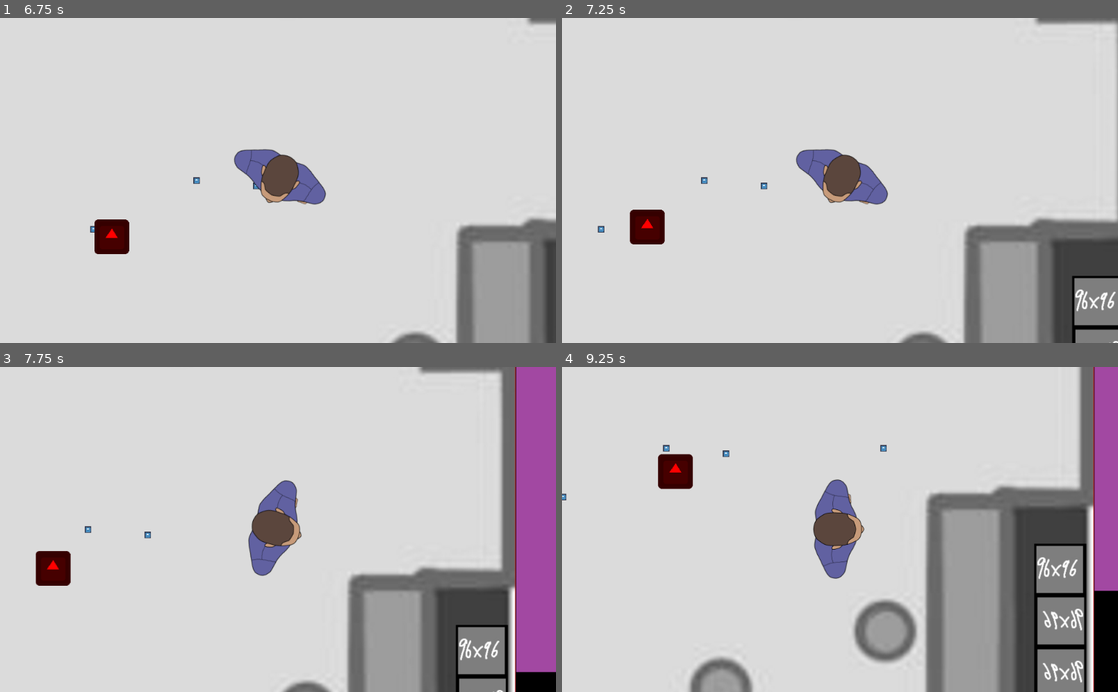
Above: before the commit, frames 1-4 (two rows, left to right).
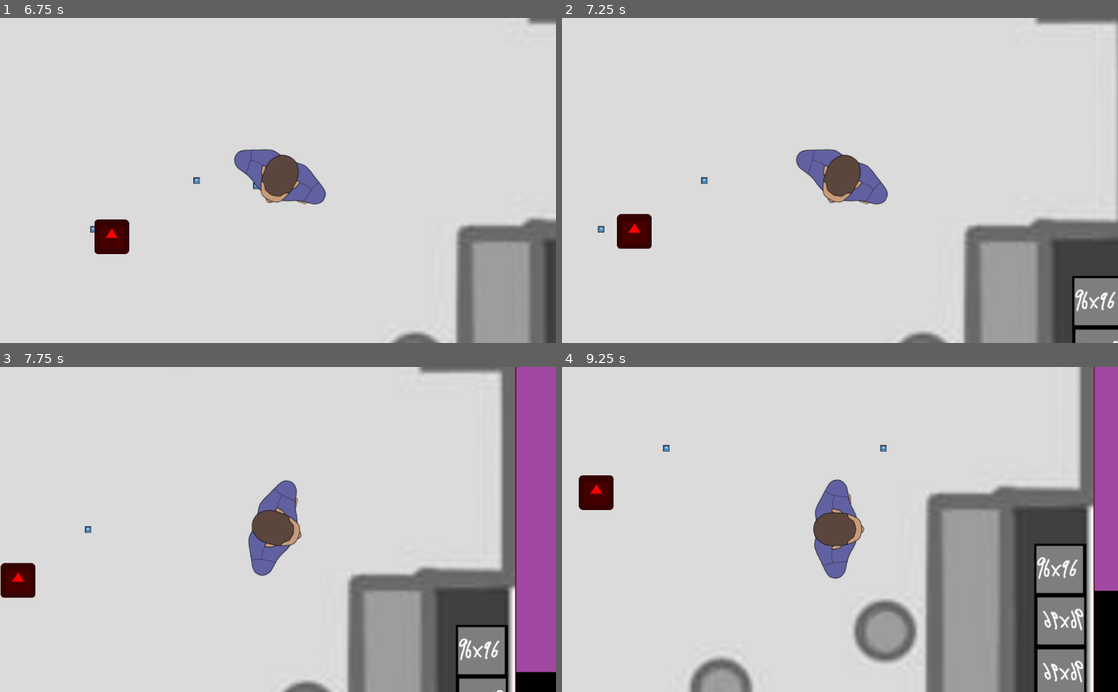
Above: after the commit, the same moments.

Repository: Tretjak/Projekt-vt21
Game: Godot game, scene res://Enemy/Level/Collision.tscn
Same seed, same stepped clock (60 frames per second), same inputs: the game is played once before the commit and once after it. This scene is started directly instead of the project's main scene. The engine's default icon, where the game draws it, is replaced by a stand-in: a white triangle on a blue panel in a dark square.
Inputs (mouse positions are in pixels of both pictures, inside the frame that each line leads up to):
- Up to frame 1 (6.75 s): tap Enter (ui_accept) at 0.5, 0.77, 1.52, 3.02, 3.77, 4.52, 6.02 s; move the mouse to (250, 245) at 0.52 s; hold Up (ui_up) 0.53-2.03 s; move the mouse to (444, 229) at 1.27 s; move the mouse to (111, 131) at 2.02 s; hold Left (ui_left) 2.03-3.53 s; move the mouse to (305, 180) at 2.77 s; move the mouse to (194, 99) at 3.52 s; hold Down (ui_down) 3.53-4.28 s; move the mouse to (400, 164) at 4.27 s; hold Right (ui_right) 4.28-5.03 s; move the mouse to (166, 196) at 5.02 s; hold Up (ui_up) 5.03-5.78 s; move the mouse to (333, 109) at 5.77 s; hold Right (ui_right) from 5.78 s (still down); move the mouse to (250, 245) at 6.52 s
- Up to frame 2 (7.25 s): keep holding Right (ui_right); tap Enter (ui_accept) at 6.77 s
- Up to frame 3 (7.75 s): keep holding Right (ui_right); move the mouse to (444, 578) at 7.27 s; tap Enter (ui_accept) at 7.52 s
- Up to frame 4 (9.25 s): move the mouse to (673, 480) at 8.02 s; release Right (ui_right) at 8.03 s; hold Down (ui_down) 8.03-8.78 s; move the mouse to (867, 529) at 8.77 s; hold Left (ui_left) from 8.78 s (still down); tap Enter (ui_accept) at 9.02 s

Frame 1 is identical in both runs. In frame 2, 0.7% of the frame differs, in the area x 9-37%, y 50-72%; in frame 3, 1.4%; in frame 4, 1.4%, in the area x 0-31%, y 25-45%.

Commit message:
target list

Diff:
--- a/Projekt vt21/Enemy/Enemy.gd
+++ b/Projekt vt21/Enemy/Enemy.gd
@@ -11,7 +11,7 @@
 var state = 0
 var hunt = 0
 var velocity = Vector2()
-var target_list = [0]
+var target_list = []
 #0 = stop, 1 = right, 2 = left, 3 = up, 4 = down
 
 func _physics_process(delta):
@@ -22,7 +22,6 @@
 	elif hunt == 2:
 		if get_node("../../StaticBody2D"):
 			goal = get_node("../../StaticBody2D").global_position - global_position
-			#goal = get_node("../../StaticBody2D").global_position - global_position
 			move_and_slide(goal * MOVE_SPEED * delta)
 		else:
 			hunt = 0
@@ -58,11 +57,11 @@
 		print("Entered:")
 		print(body)
 		hunt = 1
-		target_list = +1
-	elif body.lukt == 1 and body != self:
+	elif body.get_collision_layer() == 2 and body != self:
 		print("Entered:")
 		print(body)
-		target_list = +1
+		target_list.append(body)
+		print(target_list)
 	pass # Replace with function body.
 
 func _on_Area2D_body_exited(body):
@@ -70,9 +69,9 @@
 		print("Exit:")
 		print(body)
 		hunt = 2
-		target_list = -1
-	elif body.lukt == 1 and body != self:
+	elif body.get_collision_layer() == 2 and body != self:
 		print("Exit:")
 		print(body)
-		target_list = -1
+		target_list.erase(body)
+		print(target_list)
 	pass # Replace with function body.
--- a/Projekt vt21/Enemy/Lukt.gd
+++ b/Projekt vt21/Enemy/Lukt.gd
@@ -1,6 +1,5 @@
 extends StaticBody2D
 
-var lukt = 1
 # Declare member variables here. Examples:
 # var a = 2
 # var b = "text"
@@ -8,7 +7,7 @@
 
 # Called when the node enters the scene tree for the first time.
 func _ready():
-	$Timer.start(20)
+	$Timer.start(5)
 	pass # Replace with function body.
 
 
